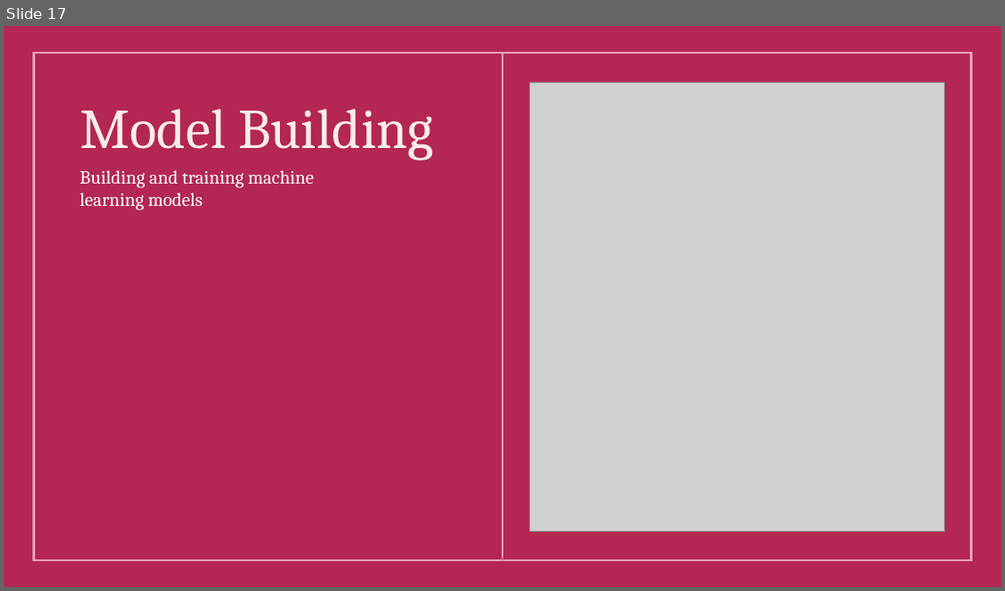
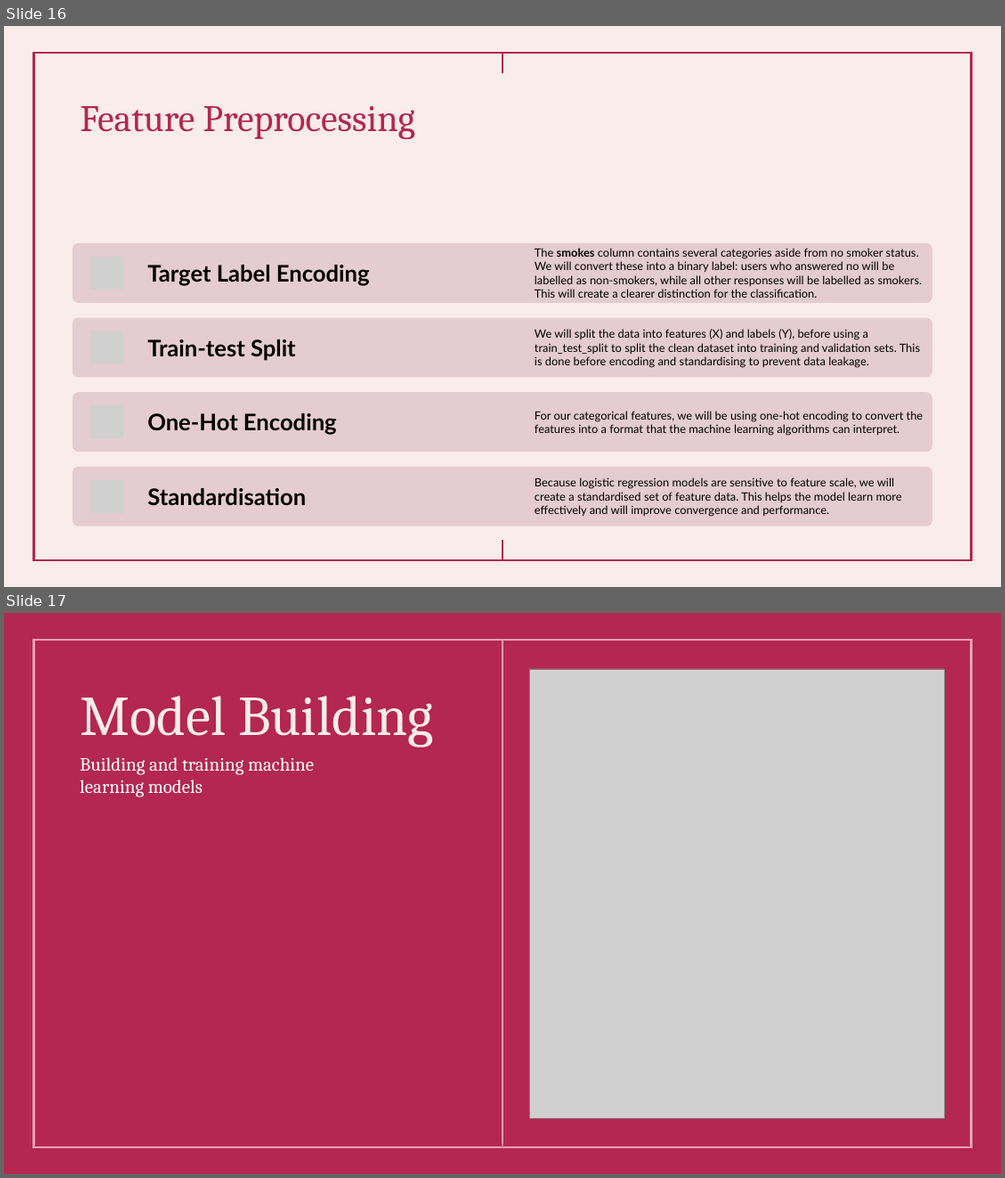
Before and after one commit to FaatimahMajothi98/OKCupid-Machine-Learning-Portfolio-Project, a slide deck: OKCupid-Date-A-Scientist-Starter/OKCupid – Machine Learning Analysis.pptx. Shown one above the other, each under a label of ours: slide 17 before the commit, slides 16 and 17 after it. The pictures are 1005x591 and 1005x1178 pixels, drawn with LibreOffice and Linux fonts; fonts in the diff are those of the drawing; grey boxes stand for pictures. Boxes give left, top, right and bottom in pixels: in the first picture for what was removed or moved away, otherwise in the second. Text is boxed around its words. In the diff, an @@ line names an element or a change of style, - is before the commit and + after.

```diff
--- a/OKCupid-Date-A-Scientist-Starter/OKCupid – Machine Learning Analysis.pptx
+++ b/OKCupid-Date-A-Scientist-Starter/OKCupid – Machine Learning Analysis.pptx
@@ slide 16 added at (x1=4, y1=26, x2=1001, y2=587), background #FAECEB; not listed: 3 template elements that a slide beside it also shows @@
@@ title added at (x1=80, y1=106, x2=415, y2=139), 36 pt, text #B32752 @@
+Feature Preprocessing
@@ group added at (x1=73, y1=243, x2=933, y2=526): 8 texts, 4 rounded rectangles, 4 pictures @@
+Target Label Encoding
+The smokes column contains several categories aside from no smoker status. We will convert these into a binary label: users who answered no will be labelled as non-smokers, while all other responses will be labelled as smokers. This will create a clearer distinction for the classification.
+Train-test Split
+We will split the data into features (X) and labels (Y), before using a train_test_split to split the clean dataset into training and validation sets. This is done before encoding and standardising to prevent data leakage.
+One-Hot Encoding
+For our categorical features, we will be using one-hot encoding to convert the features into a format that the machine learning algorithms can interpret.
+Standardisation
+Because logistic regression models are sensitive to feature scale, we will create a standardised set of feature data. This helps the model learn more effectively and will improve convergence and performance.
```
Also in this commit, not shown: 1 slide changed, 1 slide removed, 1 other file.
